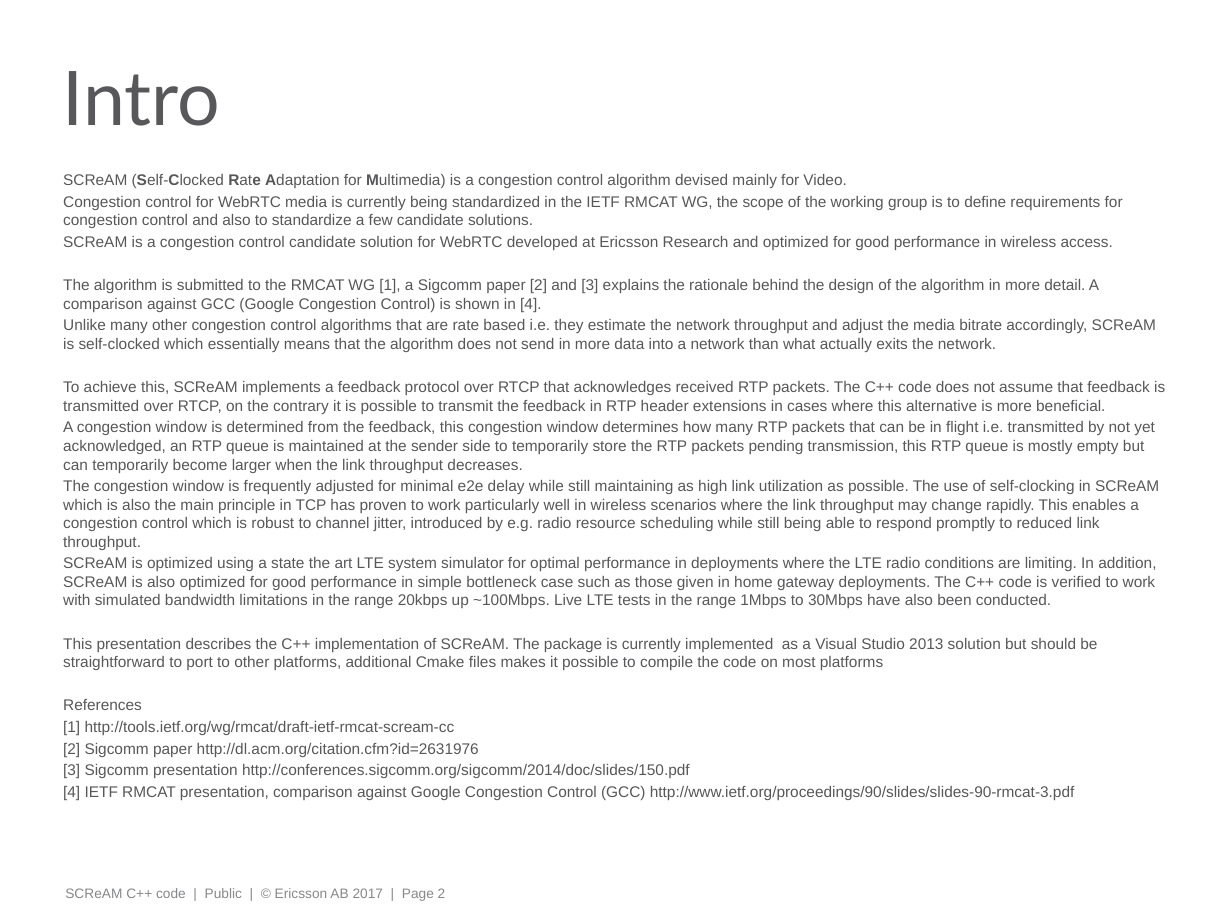
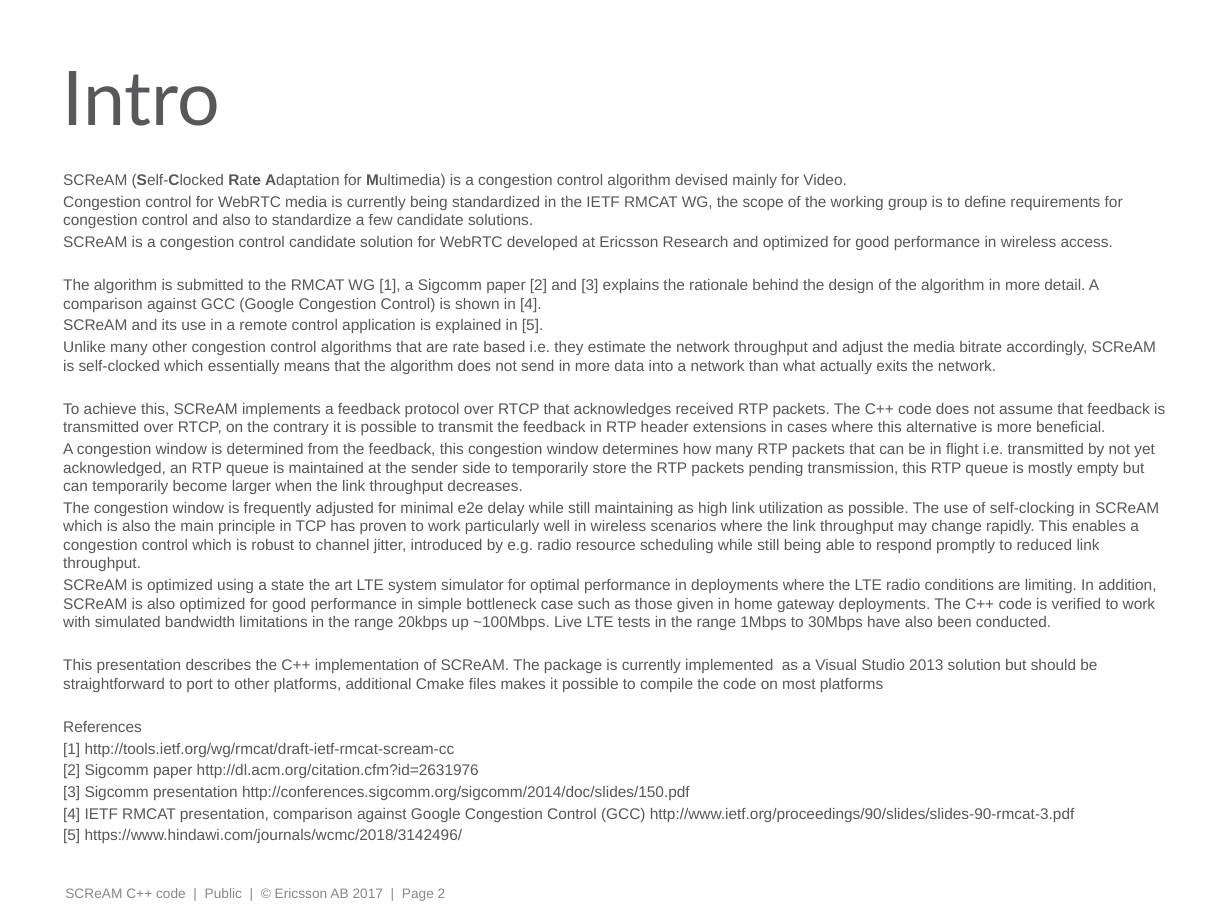
Before and after one commit to EricssonResearch/scream, a slide deck: slide 2 of SCReAM-description.pptx. Drawn at 1232x924 pixels with LibreOffice and Linux fonts; fonts in the diff are those of the drawing. Boxes give left, top, right and bottom in pixels: in the first picture for what was removed or moved away, otherwise in the second. Text is boxed around its words. In the diff, an @@ line names an element or a change of style, - is before the commit and + after.

```diff
--- a/SCReAM-description.pptx
+++ b/SCReAM-description.pptx
@@ text at box(63, 319, 543, 333): paragraph added @@
+SCReAM and its use in a remote control application is explained in [5].
@@ text at box(63, 829, 463, 843): paragraph added @@
+[5] https://www.hindawi.com/journals/wcmc/2018/3142496/
```
Also in this commit, not shown: 4 other slides changed, 1 other file.
